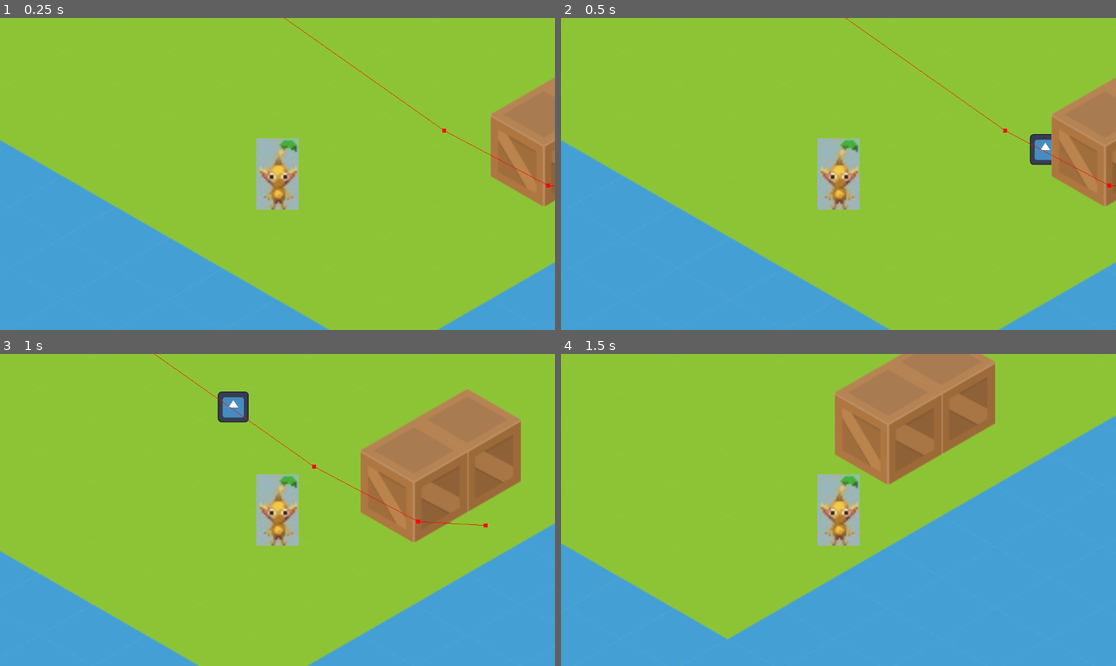
Above: before the commit, frames 1-4 (two rows, left to right).
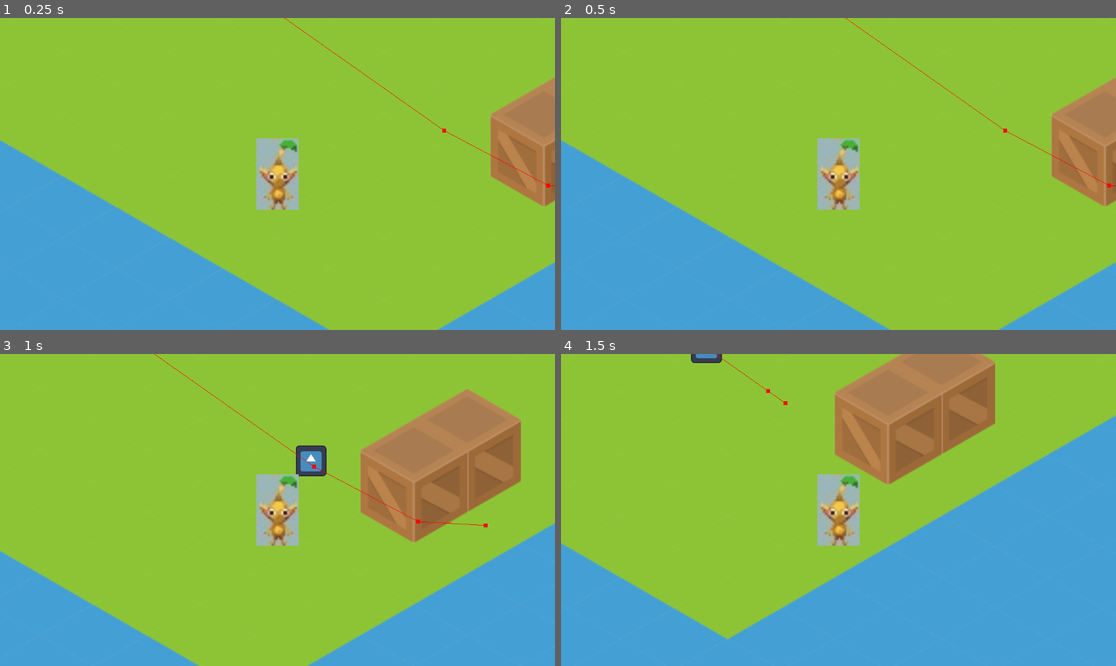
Above: after the commit, the same moments.

Repository: Pr-Retournard/SlaveSimulator-GMTK-Gam-Jam-2023
Game: Godot game, scene res://src/world.tscn
The game is run twice, just before and just after one commit, with the same random seed, the same clock (stepped at 60 frames per second) and the same inputs. The engine's default icon, where the game draws it, is replaced by a stand-in: a white triangle on a blue panel in a dark square.
Inputs:
- Up to frame 1 (0.25 s): no input
- Up to frame 2 (0.5 s): no input
- Up to frame 3 (1 s): hold Right (ui_right) from 0.53 s (still down)
- Up to frame 4 (1.5 s): release Right (ui_right) at 1.28 s; hold Down (ui_down) from 1.28 s (still down)

Frame 1 is identical in both runs. In frame 2, 0.4% of the frame differs, in the area x 84-89%, y 37-48%; in frame 3, 1.1%, in the area x 39-59%, y 12-40%; in frame 4, 0.2%.

Commit message:
navagation region + layer

Diff:
--- a/project.godot
+++ b/project.godot
@@ -14,3 +14,10 @@
 run/main_scene="res://src/world.tscn"
 config/features=PackedStringArray("4.1", "Forward Plus")
 config/icon="res://icon.svg"
+
+[layer_names]
+
+2d_physics/layer_1="World"
+2d_physics/layer_2="Player"
+2d_physics/layer_3="Slave"
+2d_physics/layer_4="Enemy"
--- a/src/Character/player.tscn
+++ b/src/Character/player.tscn
@@ -8,6 +8,8 @@
 
 [node name="Player" type="CharacterBody2D"]
 z_index = 1000
+collision_layer = 2
+collision_mask = 9
 motion_mode = 1
 wall_min_slide_angle = 0.0
 script = ExtResource("1_qxsag")
--- a/src/Character/slave.gd
+++ b/src/Character/slave.gd
@@ -1,6 +1,6 @@
 extends CharacterBody2D
 
-@export var SPEED = 300.0
+@export var SPEED = 200.0
 @export var next_goal_position : Marker2D
 @onready var nav_agent := $NavigationAgent2D as NavigationAgent2D
 
--- a/src/Character/slave.tscn
+++ b/src/Character/slave.tscn
@@ -7,6 +7,8 @@
 radius = 16.0
 
 [node name="Slave" type="CharacterBody2D"]
+collision_layer = 4
+collision_mask = 9
 motion_mode = 1
 wall_min_slide_angle = 0.0
 script = ExtResource("1_p2r3c")
@@ -19,6 +21,7 @@
 shape = SubResource("CircleShape2D_otq6x")
 
 [node name="NavigationAgent2D" type="NavigationAgent2D" parent="."]
+avoidance_enabled = true
 debug_enabled = true
 
 [node name="Timer" type="Timer" parent="."]
--- a/src/world.tscn
+++ b/src/world.tscn
@@ -440,11 +440,6 @@
 layer_0/y_sort_enabled = true
 layer_0/tile_data = PackedInt32Array(65535, 1, 0, -1, 1, 0, -65537, 1, 0, -131073, 1, 0, -196609, 1, 0, 196606, 1, 0, 1 …(26100 unchanged characters)…
 
-[node name="Player" parent="." instance=ExtResource("2_whp5j")]
-
-[node name="RemoteTransform2D" type="RemoteTransform2D" parent="Player"]
-remote_path = NodePath("../../Camera2D")
-
 [node name="Camera2D" type="Camera2D" parent="."]
 zoom = Vector2(2, 2)
 
@@ -457,3 +452,8 @@
 
 [node name="NavigationRegion2D" type="NavigationRegion2D" parent="."]
 navigation_polygon = SubResource("NavigationPolygon_o4b3t")
+
+[node name="Player" parent="." instance=ExtResource("2_whp5j")]
+
+[node name="RemoteTransform2D" type="RemoteTransform2D" parent="Player"]
+remote_path = NodePath("../../Camera2D")
